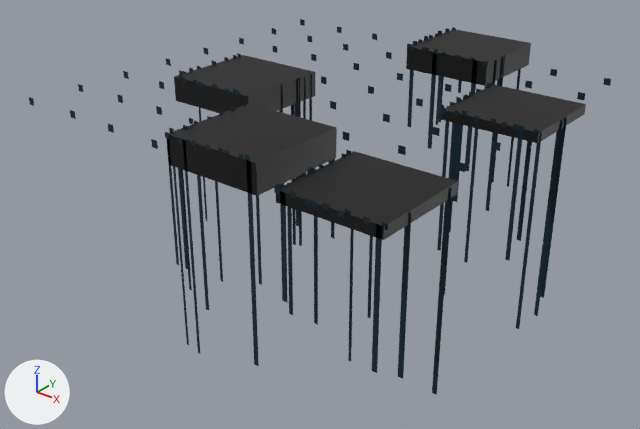
An edit to the glTF model netrun/assets/models/env/floor_b.glb, drawn before and after from the same camera.
Both versions are drawn from a 50 mm camera at (2.26, -2.88, 1.2) aimed at (0.03, -0.1, -0.52). Lighting does not change. The marker at lower left points along +X, +Y and +Z. The older version comes first. Vertices at exactly the same position are counted once.

Names of what the first picture shows: 'floor_dots', 'floor_edges', 'floor_streaks', 'floor_tiles'.
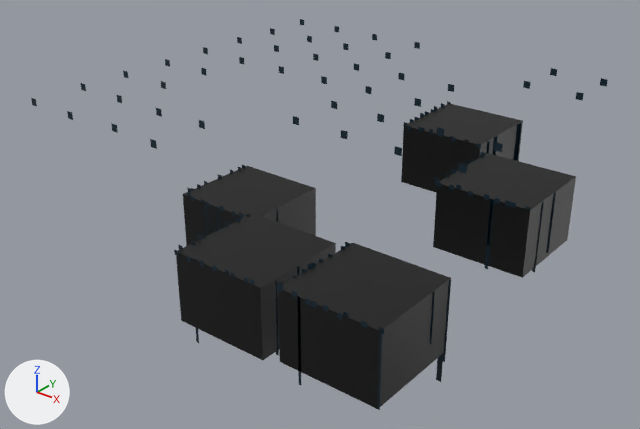
Changed parts and their boxes (x1, y1, x2, y2) in the pictures (640 x 429 px; the box of a moved part takes in the faces that stretch with it):
'floor_tiles', reshaped (44% taller): before (167, 29, 586, 240); after (176, 104, 576, 409)
'floor_streaks', deleted: before (166, 32, 567, 395)
'floor_edges', reshaped (15% taller): before (165, 27, 540, 230); after (174, 101, 531, 335)
'floor_streaks_hang', added: after (189, 107, 556, 410)
part 1 of me_floor_tiles, moved or reshaped: before (167, 104, 337, 196); after (176, 213, 336, 360)
part 2 of me_floor_tiles, moved or reshaped: before (406, 29, 531, 86); after (401, 104, 523, 193)
part 3 of me_floor_tiles, moved or reshaped: before (174, 55, 315, 113); after (183, 166, 316, 246)
part 4 of me_floor_tiles, moved or reshaped: before (276, 151, 458, 240); after (278, 243, 451, 409)
part 5 of me_floor_tiles, moved or reshaped: before (441, 84, 586, 143); after (433, 153, 576, 278)
part 6 of me_floor_edges, moved or reshaped: before (165, 132, 170, 139); after (174, 250, 179, 256)
part 7 of me_floor_edges, moved or reshaped: before (178, 137, 182, 144); after (186, 256, 191, 263)
part 8 of me_floor_edges, moved or reshaped: before (192, 140, 196, 147); after (200, 260, 204, 267)
part 9 of me_floor_edges, moved or reshaped: before (205, 144, 210, 151); after (213, 265, 217, 272)
part 10 of me_floor_edges, moved or reshaped: before (245, 154, 250, 161); after (250, 279, 254, 285)
part 11 of me_floor_edges, moved or reshaped: before (189, 118, 193, 125); after (197, 234, 201, 240)
part 12 of me_floor_edges, moved or reshaped: before (457, 56, 488, 67); after (452, 137, 481, 149)
part 13 of me_floor_edges, moved or reshaped: before (439, 83, 540, 132); after (435, 152, 531, 210)
part 14 of me_floor_edges, moved or reshaped: before (179, 53, 241, 96); after (187, 165, 245, 218)
part 15 of me_floor_edges, moved or reshaped: before (274, 150, 388, 230); after (277, 242, 384, 335)
part 16 of me_floor_edges, moved or reshaped: before (407, 27, 456, 47); after (403, 101, 451, 126)

The change in detail:
me_floor_tiles is used by ob_floor_tiles; location (0.0, 0.0, 0.0).
me_floor_tiles had 40 vertices, 60 faces and spanned x -0.46..0.96, y -0.96..0.96, z 0.0..0.11.
me_floor_tiles now has 40 vertices, 60 faces and spans x -0.46..0.96, y -0.96..0.96, z -0.73..-0.28.
me_floor_tiles part 1: the loose piece of 8 vertices spanning x 0.04..0.46, y -0.96..-0.54, z 0.0..0.11 is scaled about its middle by (1, 1, 2.61), then moved by (0.0, 0.0, -0.55).
me_floor_tiles part 2: the loose piece of 8 vertices spanning x 0.04..0.46, y 0.54..0.96, z 0.0..0.11 is scaled about its middle by (1, 1, 2.83), then moved by (0.0, 0.0, -0.48).
me_floor_tiles part 3: the loose piece of 8 vertices spanning x -0.46..-0.04, y -0.46..-0.04, z 0.0..0.11 is scaled about its middle by (1, 1, 2.83), then moved by (0.0, 0.0, -0.64).
me_floor_tiles part 4: the loose piece of 8 vertices spanning x 0.54..0.96, y -0.96..-0.54, z 0.0..0.04 is scaled about its middle by (1, 1, 6.67), then moved by (0.0, 0.0, -0.49).
me_floor_tiles part 5: the loose piece of 8 vertices spanning x 0.54..0.96, y 0.04..0.46, z 0.0..0.04 is scaled about its middle by (1, 1, 7.15), then moved by (0.0, 0.0, -0.45).
me_floor_edges is used by ob_floor_edges; location (0.0, 0.0, 0.0).
me_floor_edges had 360 vertices, 180 faces and spanned x -0.48..0.97, y -0.97..0.96, z 0.03..0.14.
me_floor_edges now has 360 vertices, 180 faces and spans x -0.48..0.97, y -0.97..0.96, z -0.45..-0.26.
me_floor_edges part 6: the loose piece of 4 vertices spanning x 0.04..0.06, y -0.97, z 0.1..0.13 is moved by (0.0, 0.0, -0.46).
me_floor_edges part 7: the loose piece of 4 vertices spanning x 0.1..0.12, y -0.96, z 0.1..0.12 is moved by (0.0, 0.0, -0.46).
me_floor_edges part 8: the loose piece of 4 vertices spanning x 0.17..0.19, y -0.97, z 0.11..0.13 is moved by (0.0, 0.0, -0.46).
me_floor_edges part 9: the loose piece of 4 vertices spanning x 0.23..0.26, y -0.96, z 0.1..0.13 is moved by (0.0, 0.0, -0.46).
me_floor_edges part 10: the loose piece of 4 vertices spanning x 0.41..0.43, y -0.96, z 0.11..0.13 is moved by (0.0, 0.0, -0.46).
me_floor_edges part 11: the loose piece of 4 vertices spanning x 0.03..0.05, y -0.84, z 0.12..0.14 is moved by (0.0, 0.0, -0.46).
me_floor_edges part 12: 12 of the vertices in x 0.31..0.46, y 0.53..0.55, z 0.09..0.11 are moved by (0.0, 0.0, -0.39).
me_floor_edges part 13: all 72 vertices in x 0.52..0.96, y 0.03..0.42, z 0.03..0.06 are moved by (0.0, 0.0, -0.32).
me_floor_edges part 14: all 72 vertices in x -0.48..-0.08, y -0.47..-0.07, z 0.09..0.12 are moved by (0.0, 0.0, -0.54).
me_floor_edges part 15: all 72 vertices in x 0.53..0.97, y -0.97..-0.57, z 0.03..0.06 are moved by (0.0, 0.0, -0.36).
me_floor_edges part 16: all 36 vertices in x 0.03..0.05, y 0.55..0.96, z 0.09..0.12 are moved by (0.0, 0.0, -0.39).
Other edits to the shape of me_floor_edges do not show in these pictures.
Mesh me_floor_streaks_hang is new.
It has 200 vertices, 100 faces and spans x -0.47..0.97, y -0.96..0.96, z -0.87..-0.28.
It uses material mat_streaks.
Object 'floor_streaks' (ob_floor_streaks) is deleted.
Object 'floor_streaks_hang' (ob_floor_streaks_hang) is new; it shows me_floor_streaks_hang.
Its location is (0.0, 0.0, 0.0).
